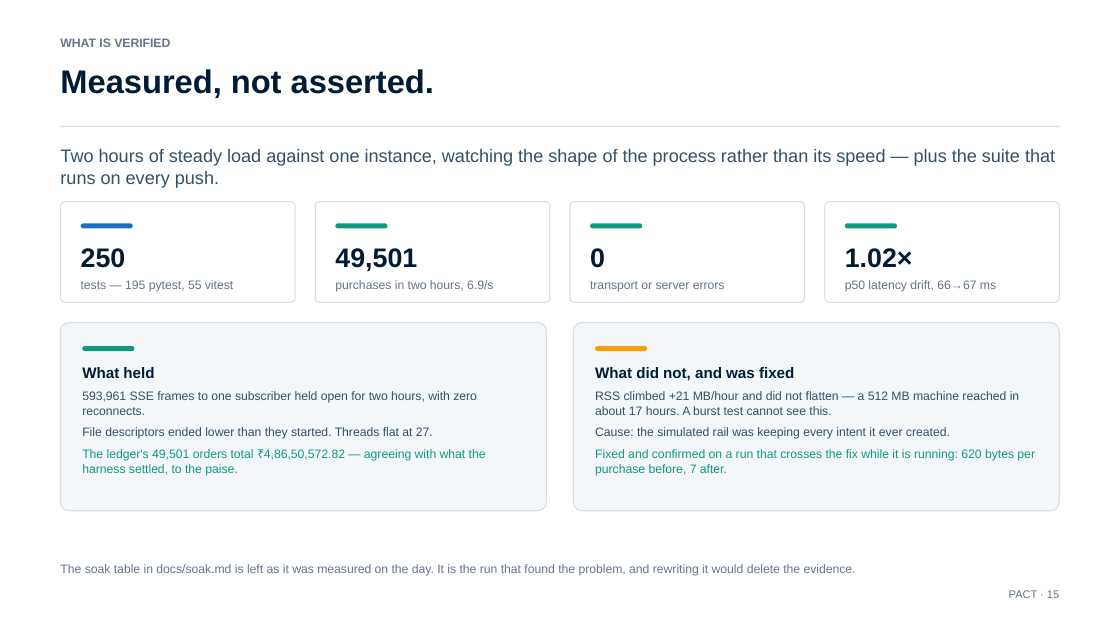
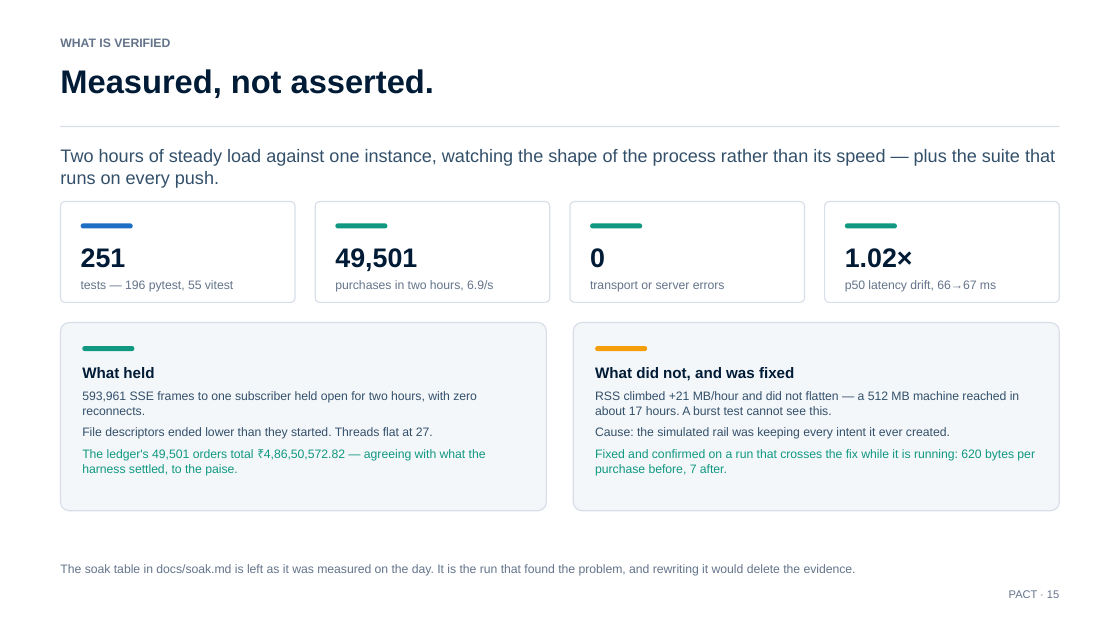
Before and after one commit to swetank18/PACT, a slide deck: slide 15 of docs/PACT-explainer.pptx. Drawn at 1120x630 pixels with LibreOffice and Linux fonts; fonts in the diff are those of the drawing. Boxes give left, top, right and bottom in pixels: in the first picture for what was removed or moved away, otherwise in the second. Text is boxed around its words. In the diff, an @@ line names an element or a change of style, - is before the commit and + after.

```diff
--- a/docs/PACT-explainer.pptx
+++ b/docs/PACT-explainer.pptx
@@ text at <box>81,248,233,292</box>: text changed @@
-250
-tests — 195 pytest, 55 vitest
+251
+tests — 196 pytest, 55 vitest
```
Also in this commit, not shown: 1 other slide changed, 8 other files.
